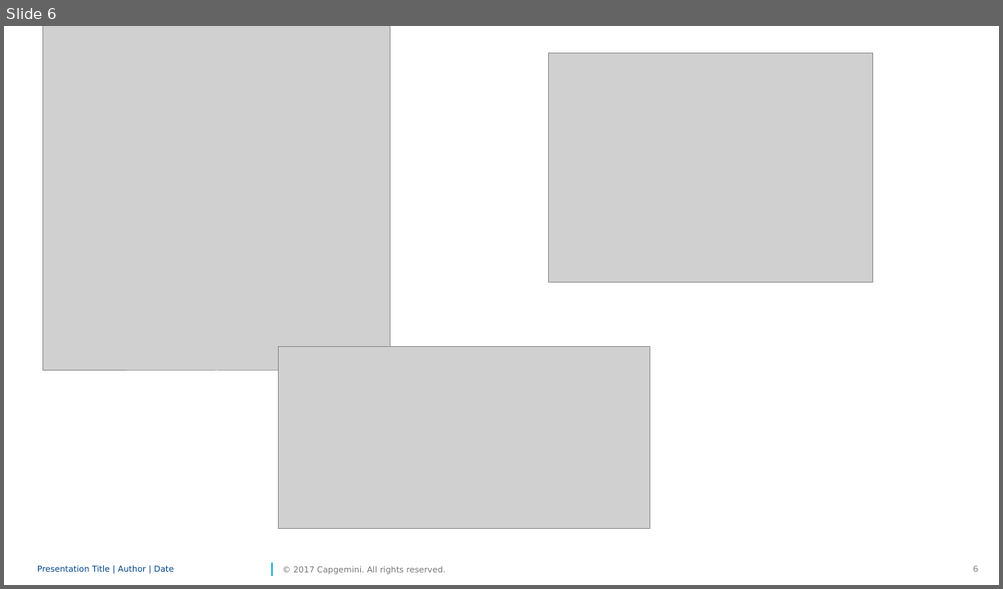
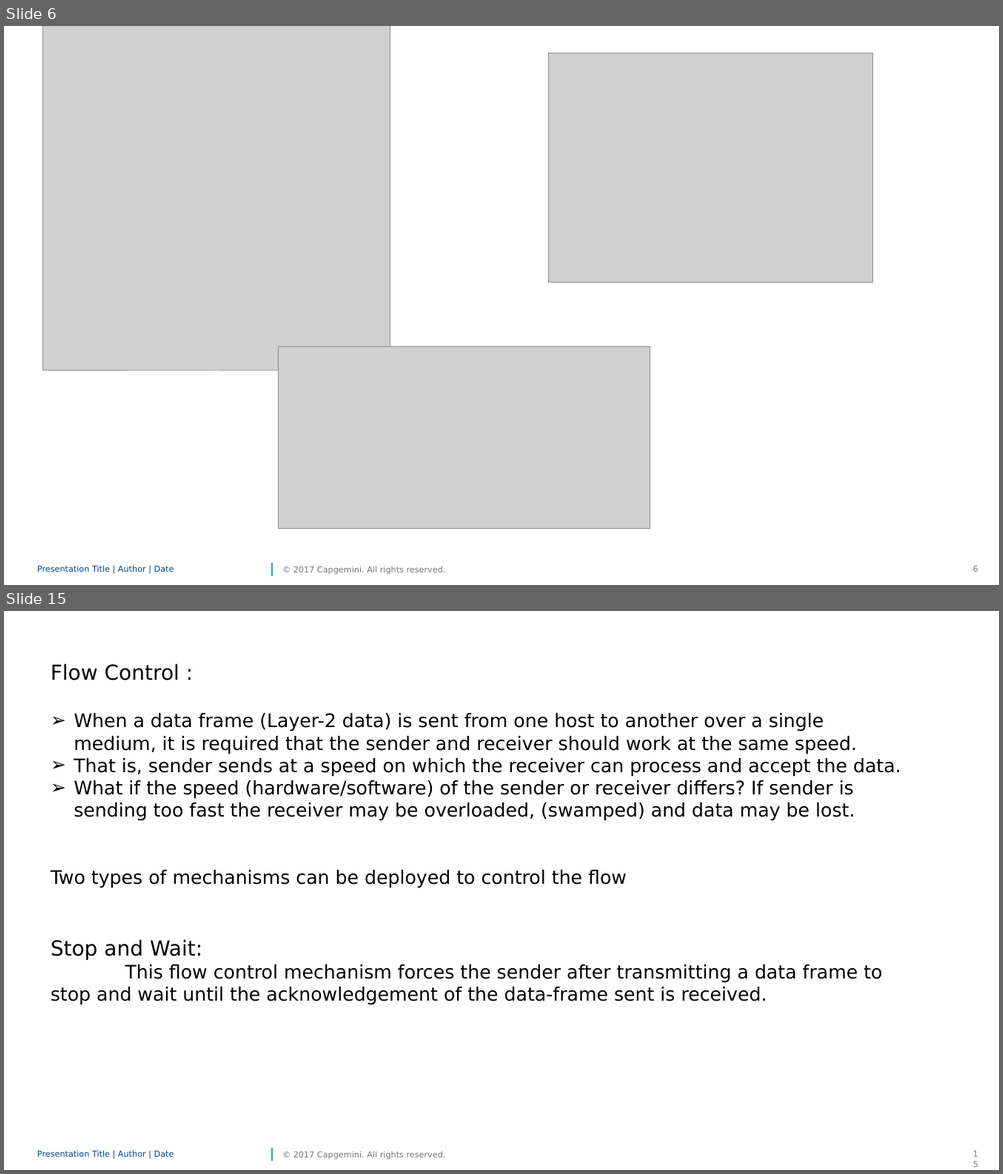
Before and after one commit to MohammedAashik/sparkCG, a slide deck: DAtalink.pptx. Shown one above the other, each under a label of ours: slide 6 before the commit, slides 6 and 15 after it; the slides between them are not shown. The pictures are 1003x589 and 1003x1174 pixels, drawn with LibreOffice and Linux fonts; fonts in the diff are those of the drawing; grey boxes stand for pictures; background and template pictures are left out. Boxes give left, top, right and bottom in pixels: in the first picture for what was removed or moved away, otherwise in the second. Text is boxed around its words. In the diff, an @@ line names an element or a change of style, - is before the commit and + after.

```diff
--- a/DAtalink.pptx
+++ b/DAtalink.pptx
@@ slide 15 added at (4, 611, 999, 1170), background #FFFFFF; not listed: 4 template elements that a slide beside it also shows @@
@@ text added at (51, 664, 901, 1005), 18 pt, text #000000 @@
+Flow Control :
+➢ When a data frame (Layer-2 data) is sent from one host to another over a single medium, it is required that the sender and receiver should work at the same speed.
+➢ That is, sender sends at a speed on which the receiver can process and accept the data.
+➢ What if the speed (hardware/software) of the sender or receiver differs? If sender is sending too fast the receiver may be overloaded, (swamped) and data may be lost.
+Two types of mechanisms can be deployed to control the flow
+Stop and Wait:
+This flow control mechanism forces the sender after transmitting a data frame to stop and wait until the acknowledgement of the data-frame sent is received.
```
Also in this commit, not shown: 1 slide changed, 14 other slides added.
